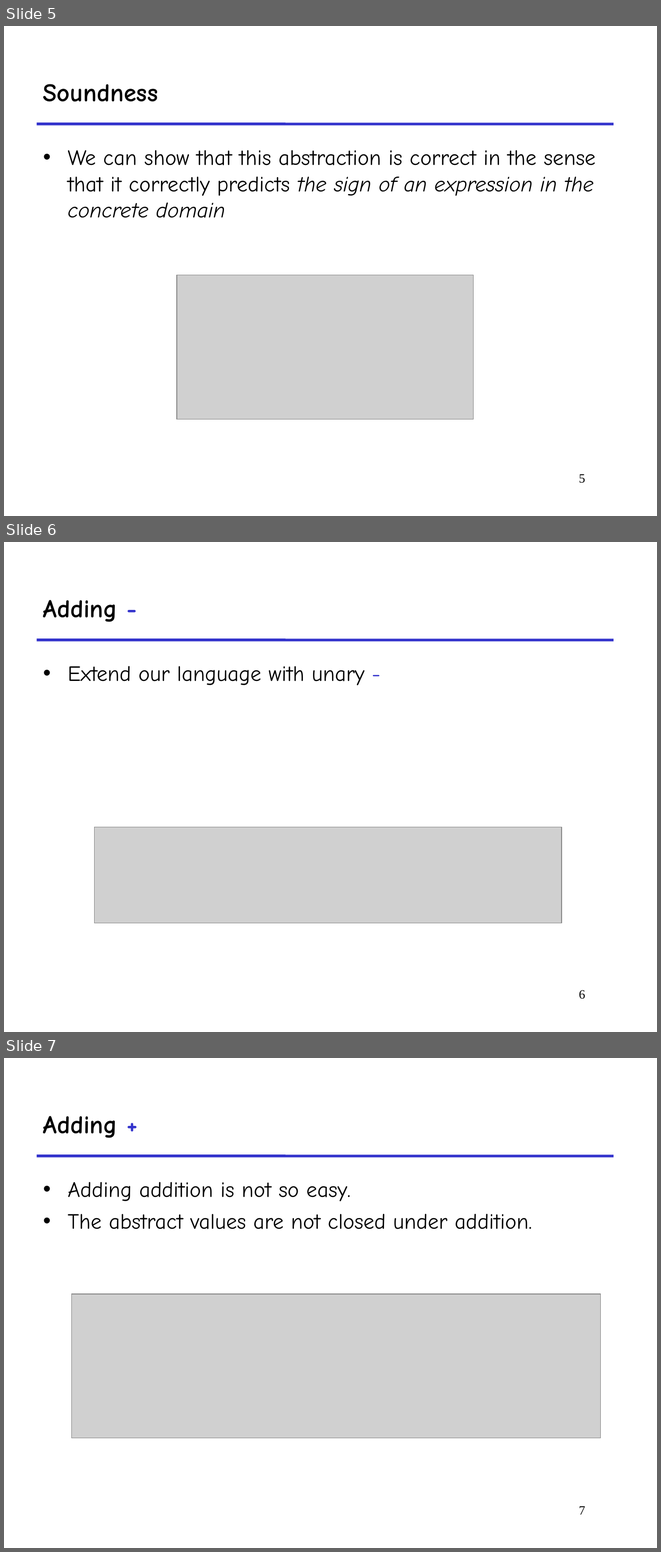
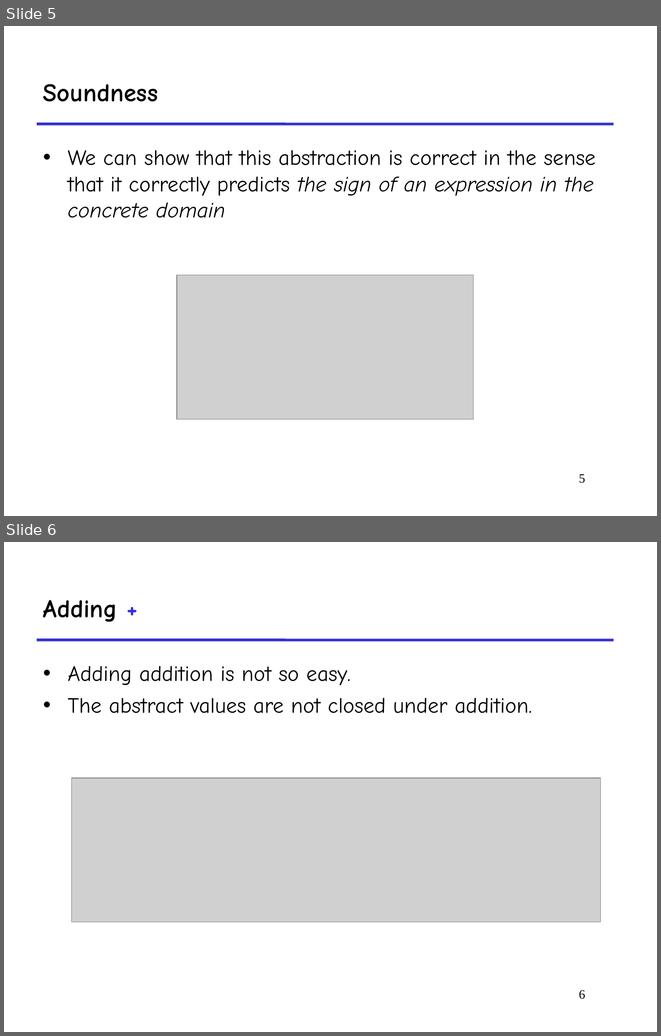
Before and after one commit to wei-le/programanalysiscourse, a slide deck: 2023/lecturenotes/4.abstractintepretation.example.ppt. Shown one above the other, each under a label of ours: slides 5, 6 and 7 before the commit, slides 5 and 6 after it. The pictures are 661x1552 and 661x1036 pixels, drawn with LibreOffice and Linux fonts; fonts in the diff are those of the drawing; grey boxes stand for pictures. Boxes give left, top, right and bottom in pixels: in the first picture for what was removed or moved away, otherwise in the second. Text is boxed around its words. In the diff, an @@ line names an element or a change of style, - is before the commit and + after.

```diff
--- a/2023/lecturenotes/4.abstractintepretation.example.ppt
+++ b/2023/lecturenotes/4.abstractintepretation.example.ppt
@@ slide 6 removed at <box>4,542,657,1032</box>, background #FFFFFF; not listed: 1 template element that a slide beside it also shows @@
@@ title removed at <box>43,600,117,622</box> @@
-Adding -
@@ text removed at <box>68,666,365,685</box> @@
-• Extend our language with unary -
@@ picture removed at <box>94,827,562,923</box> @@
@@ page number removed at <box>579,990,585,999</box> @@
-6
@@ what was slide 7 is now slide 6 @@
@@ page number at <box>579,990,585,999</box>: text changed @@
-7
+6
```
Also in this commit, not shown: 1 slide changed, 3 other files.
